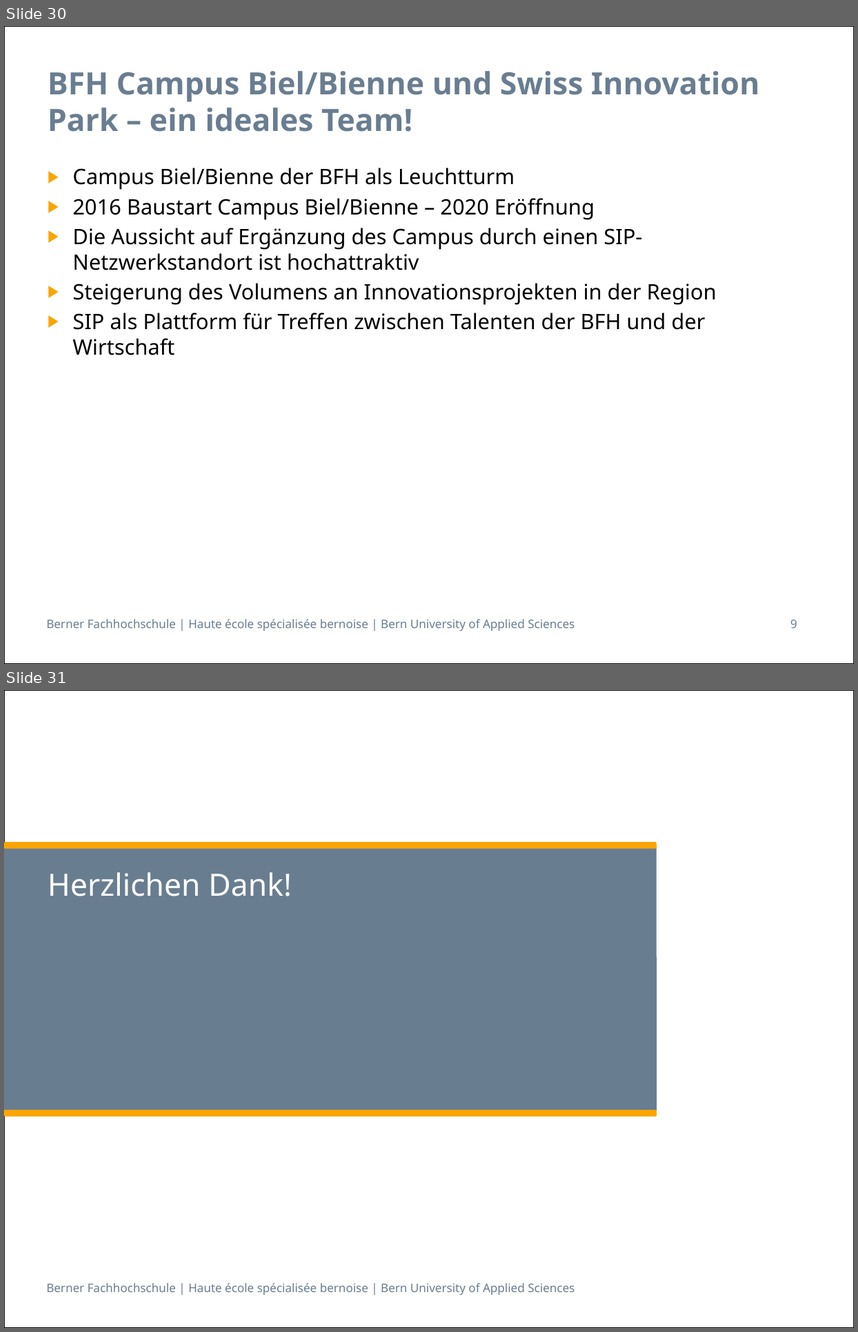
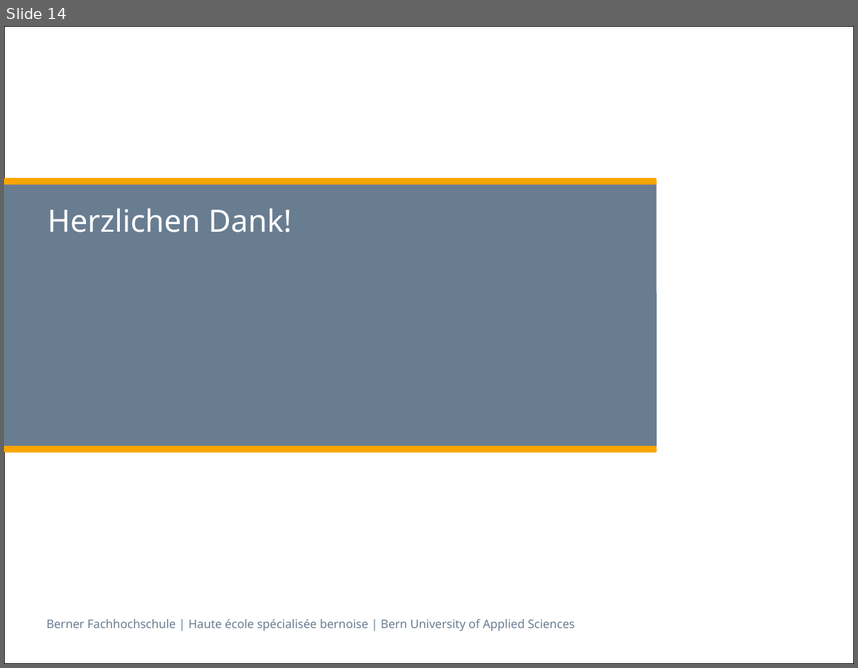
Before and after one commit to zyssm4/ch.bfh.btx8081.w2015.red, a slide deck: doc/Task14/task14_presentation Schlurp.pptx. Shown one above the other, each under a label of ours: slides 30 and 31 before the commit, slide 14 after it. The pictures are 858x1332 and 858x668 pixels, drawn with LibreOffice and Linux fonts; fonts in the diff are those of the drawing. Boxes give left, top, right and bottom in pixels: in the first picture for what was removed or moved away, otherwise in the second. Text is boxed around its words. In the diff, an @@ line names an element or a change of style, - is before the commit and + after.

```diff
--- a/doc/Task14/task14_presentation Schlurp.pptx
+++ b/doc/Task14/task14_presentation Schlurp.pptx
@@ slide 30 removed at [4,26,854,664], background #FFFFFF; not listed: 2 template elements that a slide beside it also shows @@
@@ title removed at [47,71,760,132] @@
-BFH Campus Biel/Bienne und Swiss Innovation Park – ein ideales Team!
@@ text removed at [73,167,717,355] @@
-  ▶ Campus Biel/Bienne der BFH als Leuchtturm
-  ▶ 2016 Baustart Campus Biel/Bienne – 2020 Eröffnung
-▶ Die Aussicht auf Ergänzung des Campus durch einen SIP-Netzwerkstandort ist hochattraktiv
-▶ Steigerung des Volumens an Innovationsprojekten in der Region
-▶ SIP als Plattform für Treffen zwischen Talenten der BFH und der Wirtschaft
@@ text removed at [791,619,797,628] @@
-9
@@ what was slide 31 is now slide 14 @@
```
Also in this commit, not shown: 1 slide changed, 12 slides added, 28 other slides removed.
